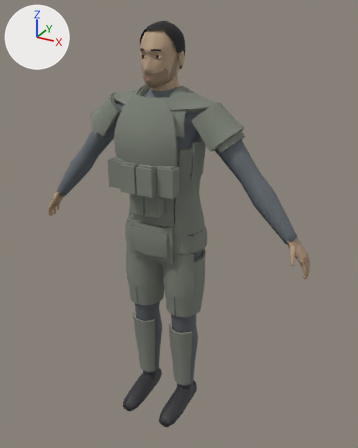
The glTF model models/characters/human/variants/m08.glb as it was, and as the next commit left it.
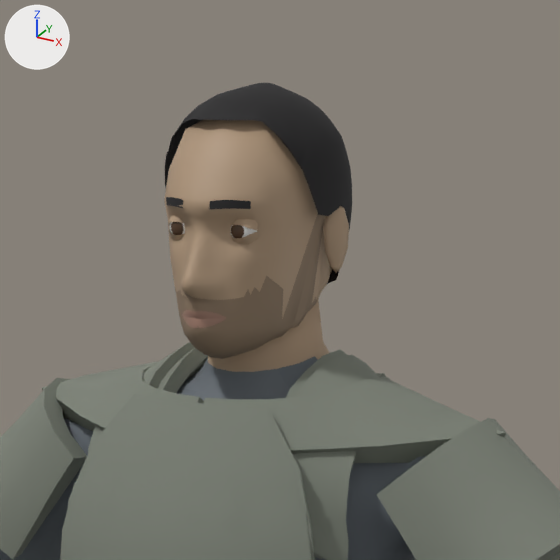
The first picture shows the older version from a camera (50 mm lens) standing at (1.016, -1.718, 1.827) and looking at (0.054, 0.031, 0.953). The close-ups show the older and then the newer version on the part from 28% to 66% of the width and 0% to 30% of the height of that picture. Only the edits that show in the close-ups are written down. Lighting does not change. The marker at upper left points along +X, +Y and +Z. Vertices at exactly the same position are counted once.

In view in the first close-up: 'body', 'head', 'kitheavy', 'kitplateheavy', 'kitshcap', 'kitwrap' and 5 more.
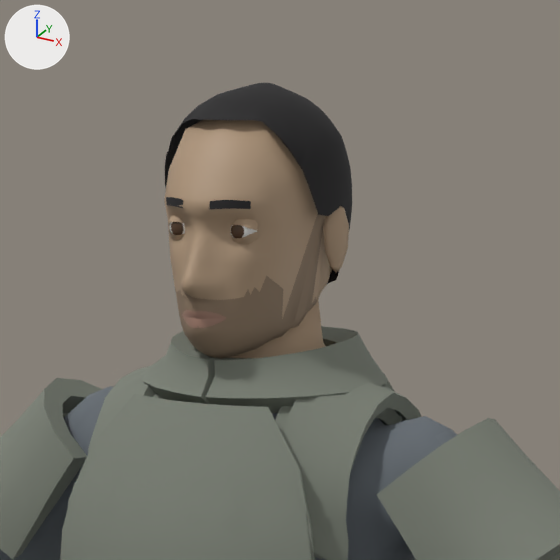
Boxes [x1, y1, x2, y2] around the edits, measured in the close-ups (560 x 560 px; the box of a moved part takes in the faces that stretch with it):
```json
{"object": "kitheavy", "change": "reshaped", "before": [42, 343, 506, 560], "after": [68, 326, 421, 560]}
{"part": 1, "of": "me_kitheavy", "change": "moved or reshaped", "before": [42, 361, 506, 463], "after": [140, 326, 388, 413]}
{"object": "kitwrap", "change": "unchanged, covered by the edit", "before": [158, 348, 347, 559], "after": [153, 350, 398, 559]}
```

Edits to the scene script, one JSON object a line:
```json
{"block": "me_kitheavy", "where": "# used by ob_kitheavy; location = (0.0, 0.0, 0.0)"}
{"op": "remove", "block": "me_kitheavy", "code": "me_kitheavy.from_pydata(...)  # 1006 vertices, 1996 faces; spans x -0.258..0.257, y -0.186..0.15, z 1.0..1.544"}
{"op": "add", "block": "me_kitheavy", "code": "me_kitheavy.from_pydata(...)  # 1006 vertices, 1996 faces; spans x -0.175..0.175, y -0.186..0.15, z 1.0..1.557"}
{"block": "me_kitheavy", "change": "me_kitheavy part 1: 123 of 1006 vertices moved; they spanned x -0.258..0.257, y -0.132..0.134, z 1.46..1.525 and now span x -0.122..0.122, y -0.103..0.125, z 1.5..1.557; mean shift (0.0, 0.004, 0.04); largest move (0.245, 0.0, 1.46) -> (0.108, 0.0, 1.5)"}
```
